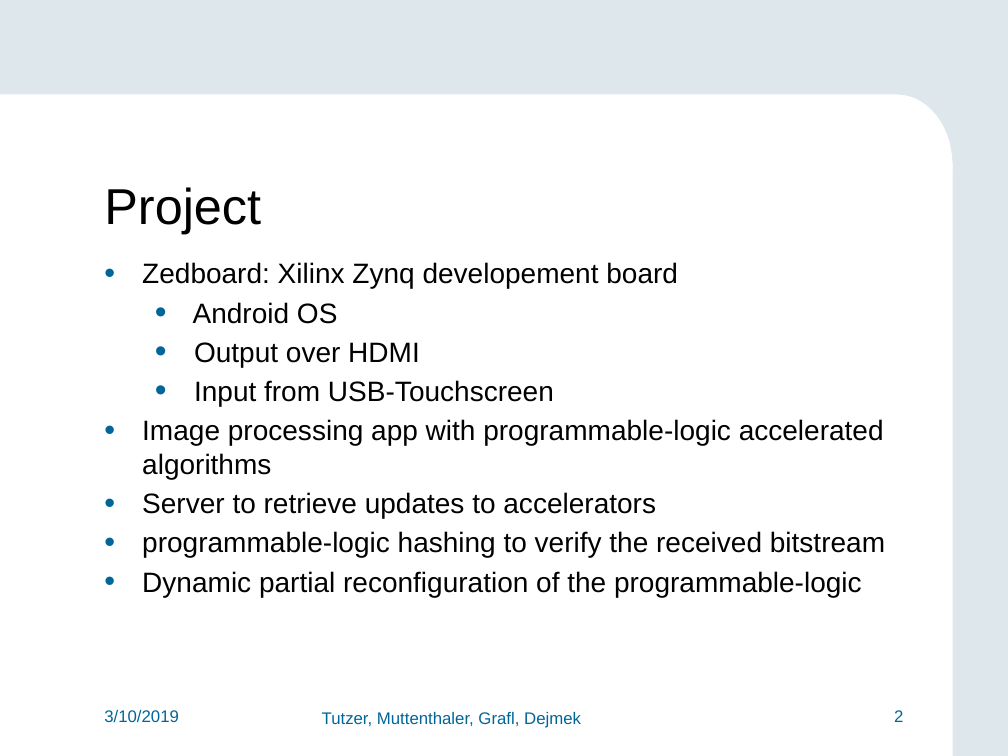
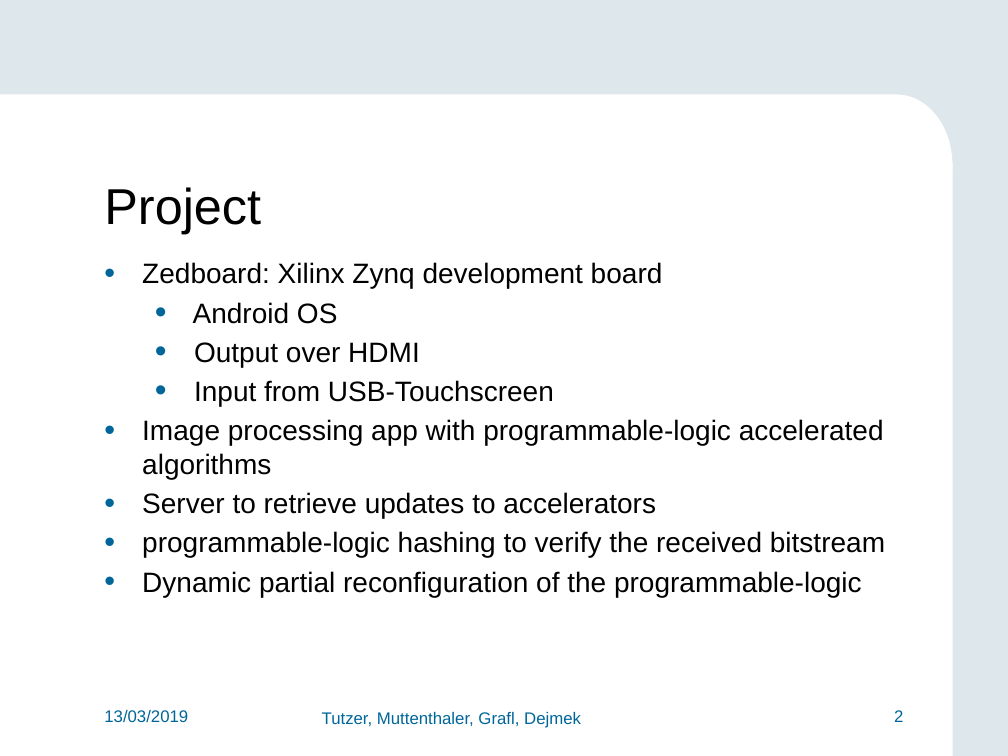
Before and after one commit to FlorianMuttenthaler/SocLabPartialReconfigIot, a slide deck: slide 2 of report/Final_presentation.pptx. Drawn at 1008x756 pixels with LibreOffice and Linux fonts; fonts in the diff are those of the drawing; background and template pictures are left out. Boxes give left, top, right and bottom in pixels: in the first picture for what was removed or moved away, otherwise in the second. Text is boxed around its words. In the diff, an @@ line names an element or a change of style, - is before the commit and + after.

```diff
--- a/report/Final_presentation.pptx
+++ b/report/Final_presentation.pptx
@@ text at (142,262,663,289): text changed @@
-• Zedboard: Xilinx Zynq developement board
+• Zedboard: Xilinx Zynq development board
@@ text at (104,710,188,723): text changed @@
-3/10/2019
+13/03/2019
```
Also in this commit, not shown: 16 other slides changed, 7 slides added, 3 slides removed, 1 other file.
